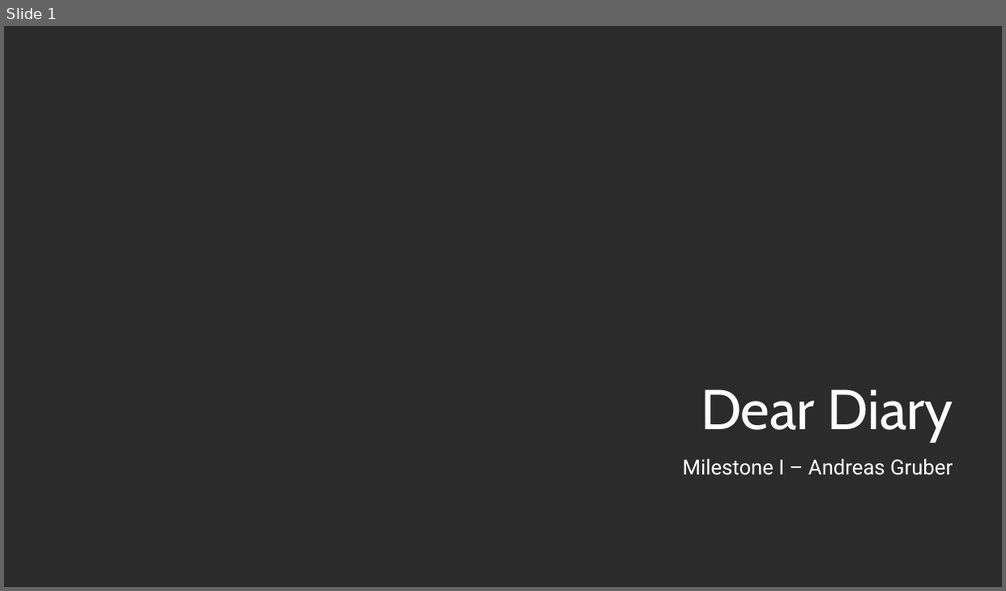
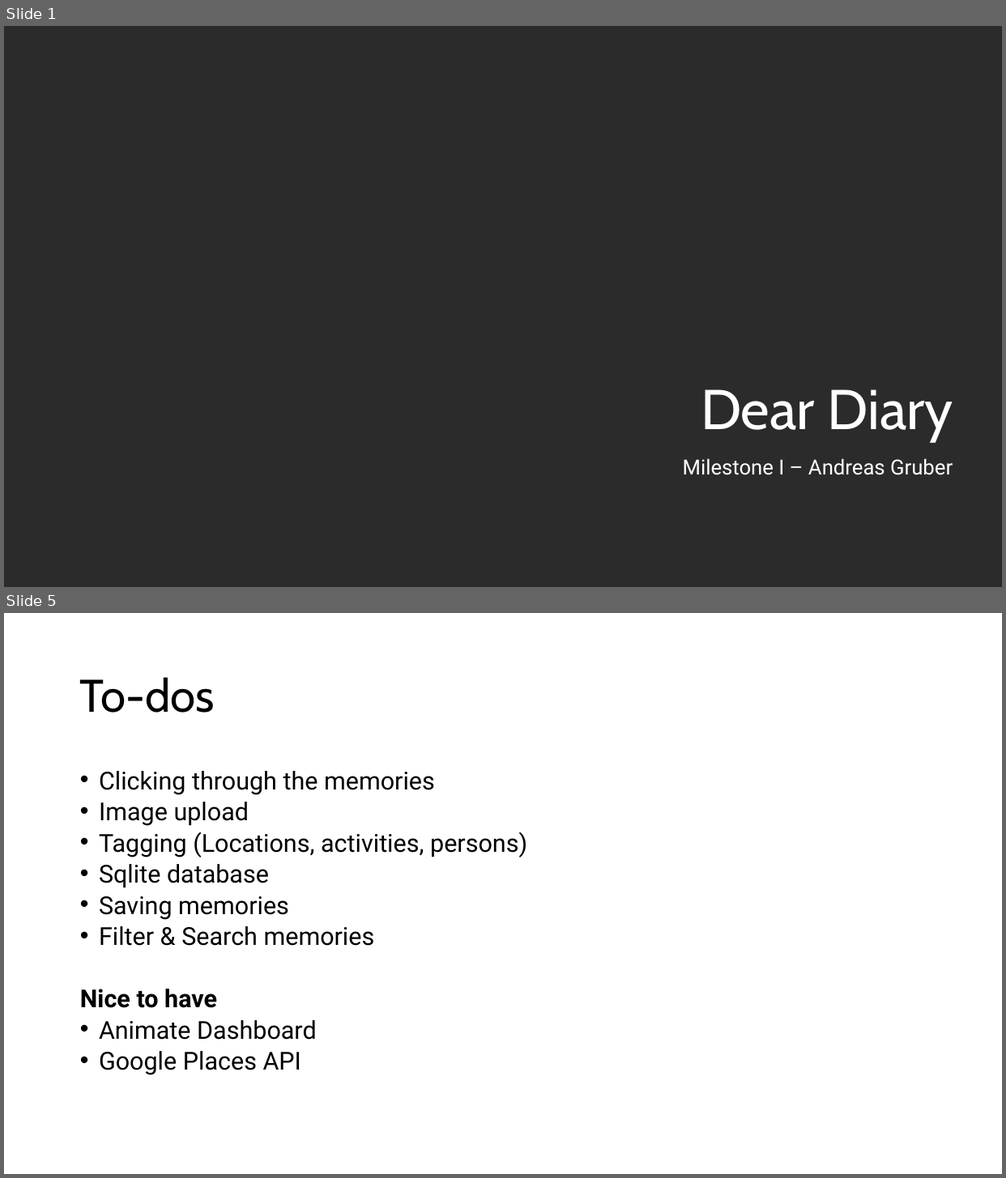
Before and after one commit to andalf0815/dearDiary, a slide deck: docs/Dear Diary - Milestone I Presentation.pptx. Shown one above the other, each under a label of ours: slide 1 before the commit, slides 1 and 5 after it; the slides between them are not shown. The pictures are 1006x591 and 1006x1178 pixels, drawn with LibreOffice and Linux fonts; fonts in the diff are those of the drawing; background and template pictures are left out; a plain dark background stands for a picture behind light text. Boxes give left, top, right and bottom in pixels: in the first picture for what was removed or moved away, otherwise in the second. Text is boxed around its words. In the diff, an @@ line names an element or a change of style, - is before the commit and + after.

```diff
--- a/docs/Dear Diary - Milestone I Presentation.pptx
+++ b/docs/Dear Diary - Milestone I Presentation.pptx
@@ slide 5 added at (x1=4, y1=613, x2=1002, y2=1174), background picture (left out) @@
@@ title added at (x1=80, y1=677, x2=215, y2=713), 44 pt, text #000000 @@
+To-dos
@@ text added at (x1=80, y1=771, x2=527, y2=1076), 23.8 pt, text #000000 @@
+• Clicking through the memories
+• Image upload
+• Tagging (Locations, activities, persons)
+• Sqlite database
+• Saving memories
+• Filter & Search memories
+Nice to have
+• Animate Dashboard
+• Google Places API
```
Also in this commit, not shown: 2 slides changed, 3 other slides added.
